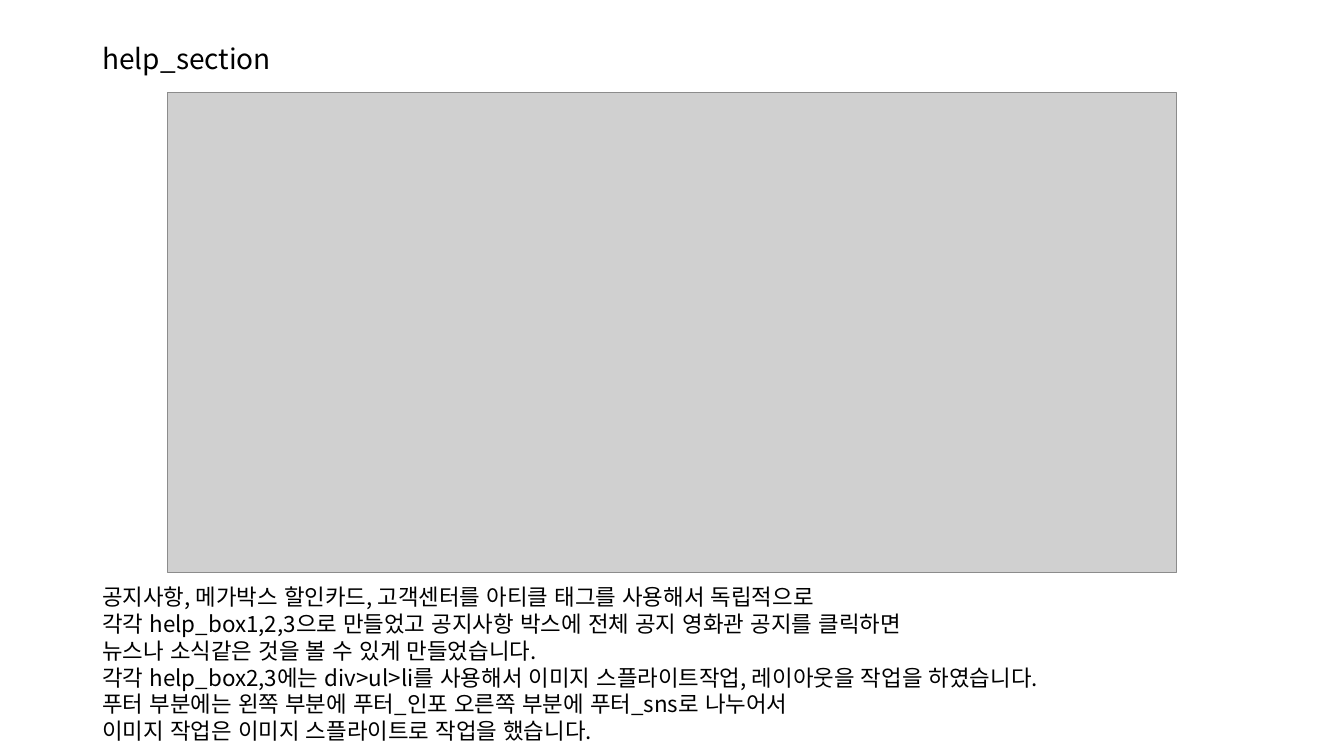
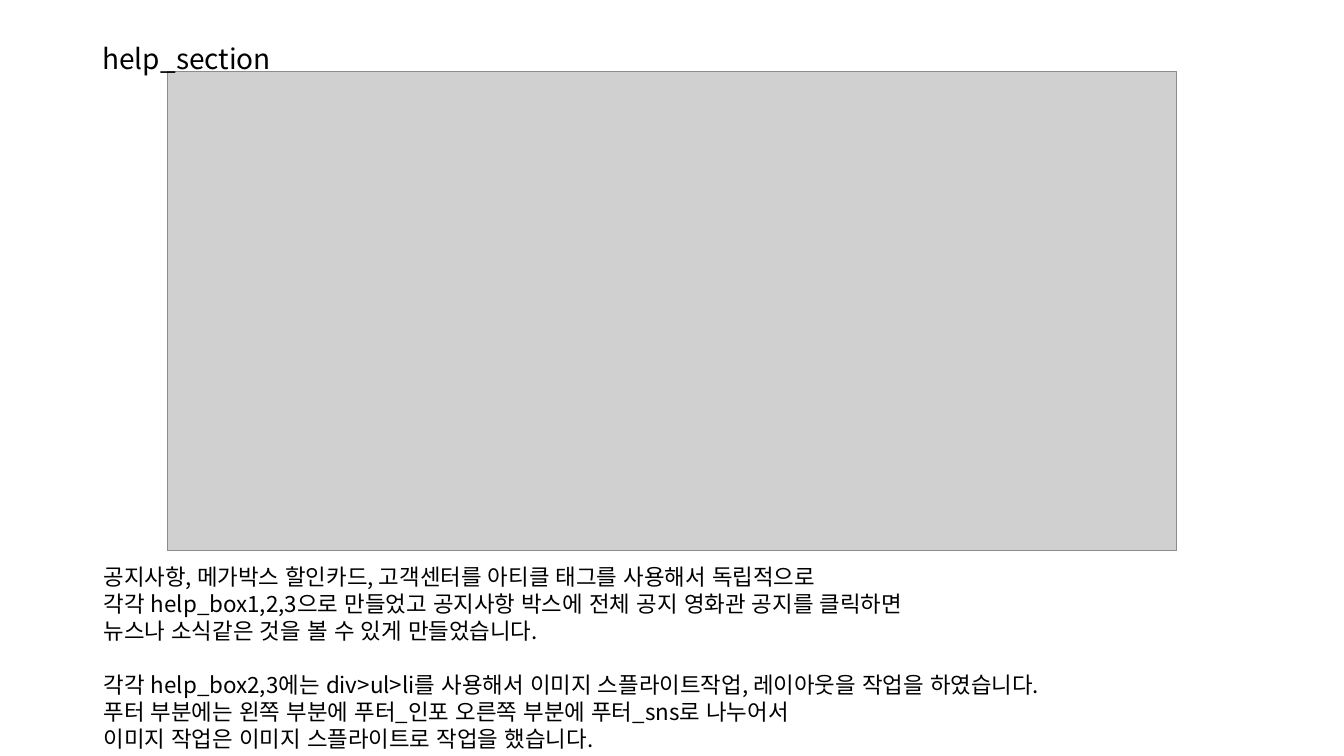
Before and after one commit to SeungJunOh-coding/webstroyboy-megabox2019, a slide deck: slide 7 of ppt/megabox2019.pptx. Drawn at 1344x756 pixels with LibreOffice and Linux fonts; fonts in the diff are those of the drawing; grey boxes stand for pictures. Boxes give left, top, right and bottom in pixels: in the first picture for what was removed or moved away, otherwise in the second. Text is boxed around its words. In the diff, an @@ line names an element or a change of style, - is before the commit and + after.

```diff
--- a/ppt/megabox2019.pptx
+++ b/ppt/megabox2019.pptx
@@ picture: place and size @@
-picture at <box>167,93,1178,573</box>
+picture at <box>167,72,1178,552</box>
@@ text "공지사항, 메가박스 할인카드, 고객센터를 아티클 ..." rewrapped from <box>102,586,1038,741</box> to <box>104,566,1039,749</box> @@
```
